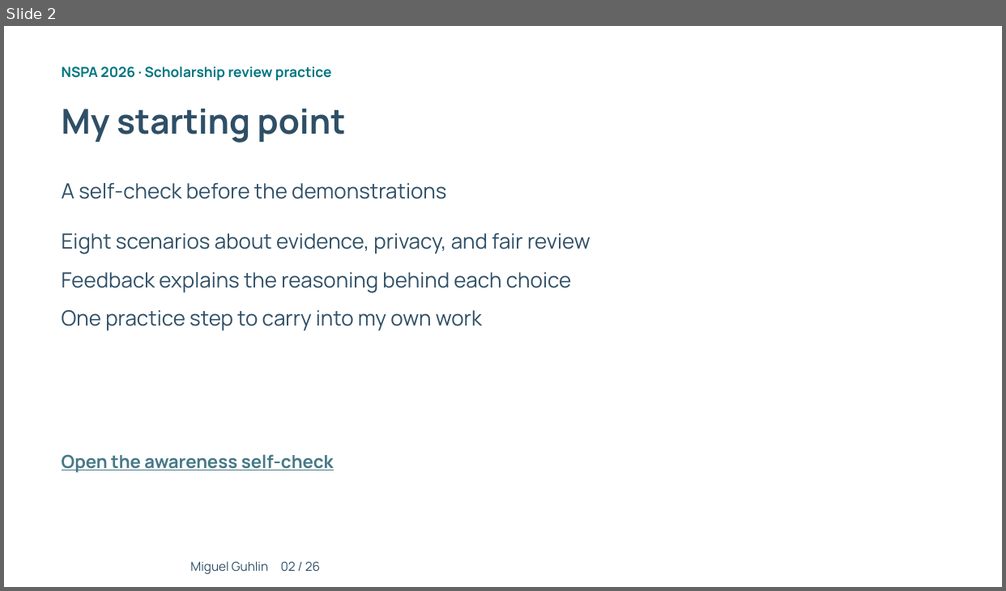
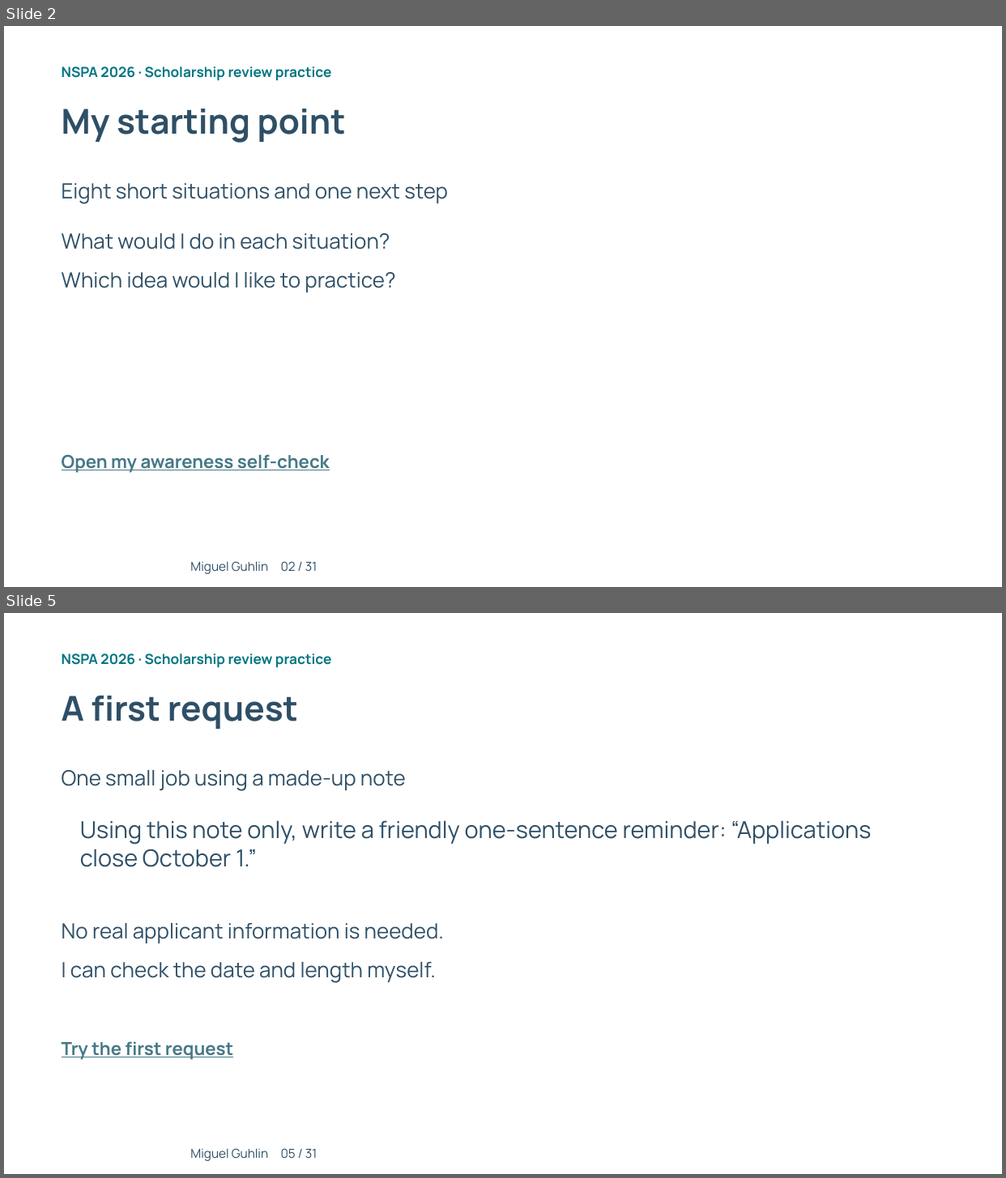
Before and after one commit to mguhlin/nspa, a slide deck: 2026/p/slides/ai-prompting-scholarship-review.pptx. Shown one above the other, each under a label of ours: slide 2 before the commit, slides 2 and 5 after it; the slides between them are not shown. The pictures are 1006x591 and 1006x1178 pixels, drawn with LibreOffice and Linux fonts; fonts in the diff are those of the drawing; background and template pictures are left out. Boxes give left, top, right and bottom in pixels: in the first picture for what was removed or moved away, otherwise in the second. Text is boxed around its words. In the diff, an @@ line names an element or a change of style, - is before the commit and + after.

Commit message:
Simplify AI practice and assessment with introductory concepts and pictures

```diff
--- a/2026/p/slides/ai-prompting-scholarship-review.pptx
+++ b/2026/p/slides/ai-prompting-scholarship-review.pptx
@@ slide 5 added at bbox=[4, 613, 1002, 1174], background picture (left out) @@
@@ text added at bbox=[62, 653, 331, 667], 13.5 pt, text #007681, bold @@
+NSPA 2026 · Scholarship review practice
@@ text added at bbox=[62, 696, 298, 729], 33 pt, text #2E4F66, bold @@
+A first request
@@ text added at bbox=[62, 770, 406, 791], 20.2 pt, text #2E4F66 @@
+One small job using a made-up note
@@ text added at bbox=[80, 820, 871, 867], 22.5 pt, text #2E4F66 @@
+Using this note only, write a friendly one-sentence reminder: “Applications close October 1.”
@@ text added at bbox=[62, 923, 444, 944], 20.2 pt, text #2E4F66 @@
+No real applicant information is needed.
@@ text added at bbox=[62, 962, 436, 982], 20.2 pt, text #2E4F66 @@
+I can check the date and length myself.
@@ text added at bbox=[62, 1041, 233, 1060], 17.2 pt, text #467886, bold, underline @@
+Try the first request
@@ text added at bbox=[190, 1148, 317, 1161], 12 pt, text #2E4F66 @@
+Miguel Guhlin 05 / 31
@@ slide 2 changed as well @@
@@ text at bbox=[62, 183, 448, 204]: text changed @@
-A self-check before the demonstrations
+Eight short situations and one next step
@@ text at bbox=[62, 233, 390, 250]: text changed @@
-Eight scenarios about evidence, privacy, and fair review
+What would I do in each situation?
@@ text at bbox=[62, 272, 395, 292]: text changed @@
-Feedback explains the reasoning behind each choice
+Which idea would I like to practice?
@@ text removed at bbox=[62, 310, 482, 331] @@
-One practice step to carry into my own work
@@ text at bbox=[62, 454, 330, 473]: text changed @@
-Open the awareness self-check
+Open my awareness self-check
@@ text at bbox=[190, 561, 317, 574]: text changed @@
-Miguel Guhlin 02 / 26
+Miguel Guhlin 02 / 31
```
Also in this commit, not shown: 8 other slides changed, 21 other slides added, 17 slides removed, 33 other files.
